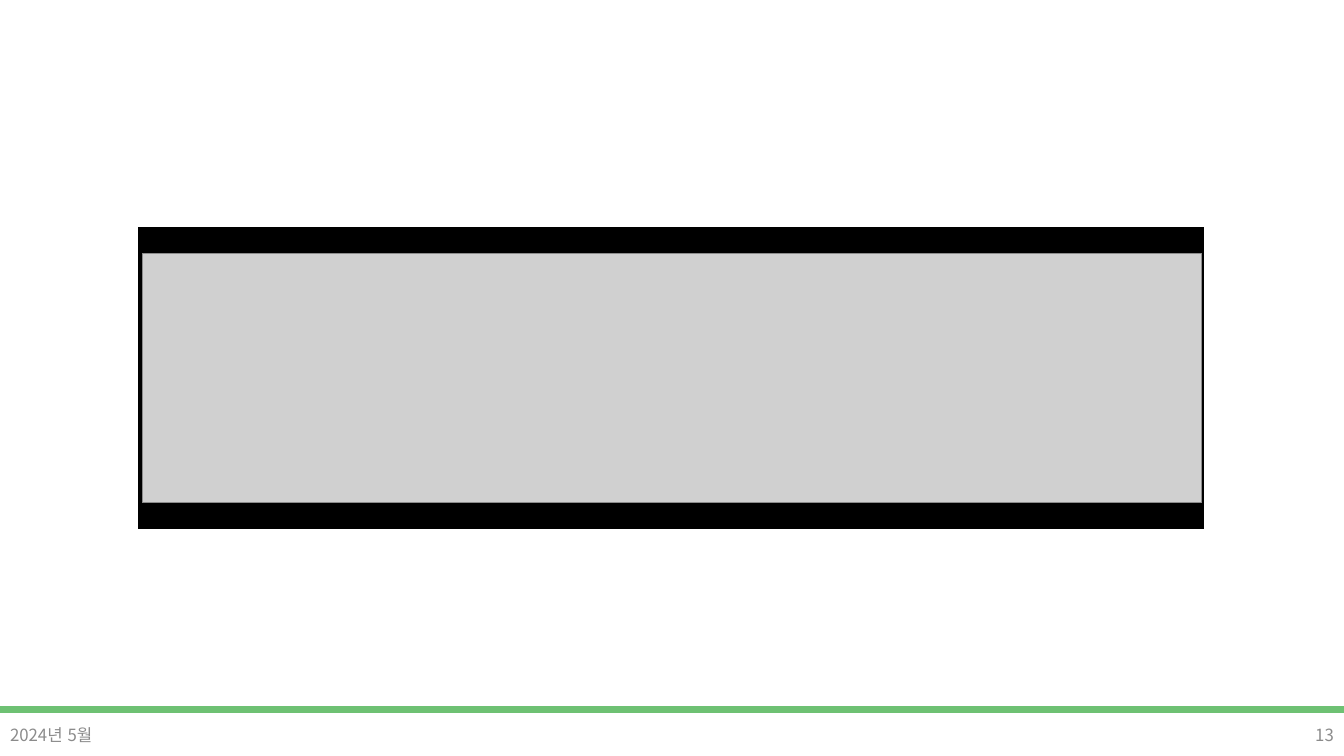
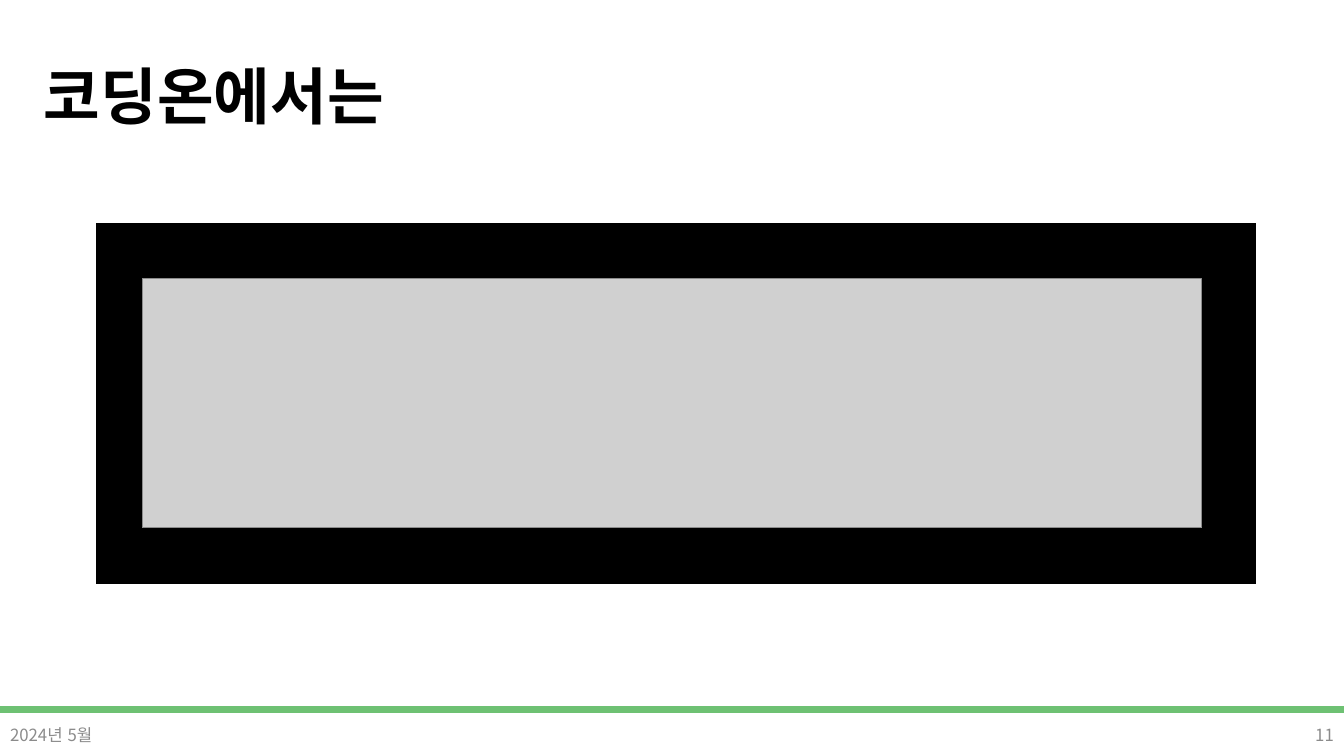
Before and after one commit to DevDamon0527/SeSAC_Yeongdeungpo_Campus_6th, a slide deck: slide 11 of material/[SeSAC_YDP_6] 01_ot,git.pptx (slide 13 before the commit). Drawn at 1344x756 pixels with LibreOffice and Linux fonts; fonts in the diff are those of the drawing; grey boxes stand for pictures; background and template pictures are left out. Boxes give left, top, right and bottom in pixels: in the first picture for what was removed or moved away, otherwise in the second. Text is boxed around its words. In the diff, an @@ line names an element or a change of style, - is before the commit and + after.

```diff
--- a/material/[SeSAC_YDP_6] 01_ot,git.pptx
+++ b/material/[SeSAC_YDP_6] 01_ot,git.pptx
@@ title added at <box>44,67,384,125</box>, 44 pt, text #000000, bold @@
+코딩온에서는
@@ rectangle: place and size @@
-rectangle at <box>138,228,1204,529</box>
+rectangle at <box>97,224,1256,584</box>
@@ picture: place and size @@
-picture at <box>142,253,1202,502</box>
+picture at <box>142,278,1202,527</box>
@@ page number at <box>1315,729,1334,741</box>: text changed @@
-13
+11
```
Also in this commit, not shown: 12 other slides changed, 1 slide added, 4 slides removed.
